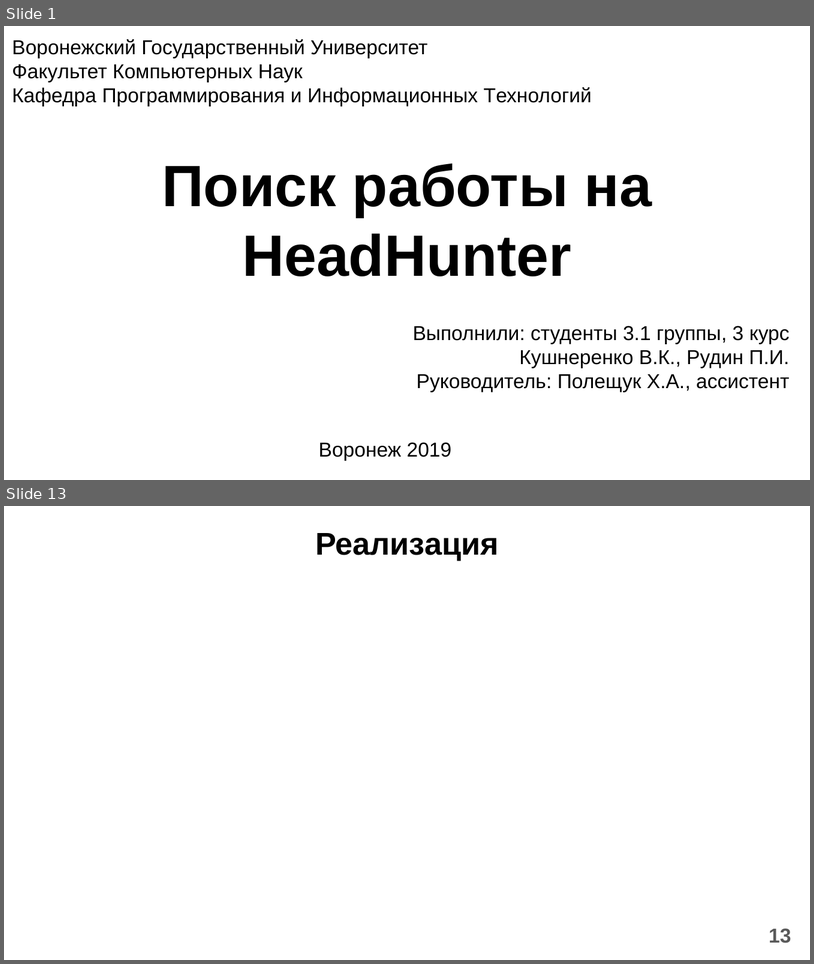
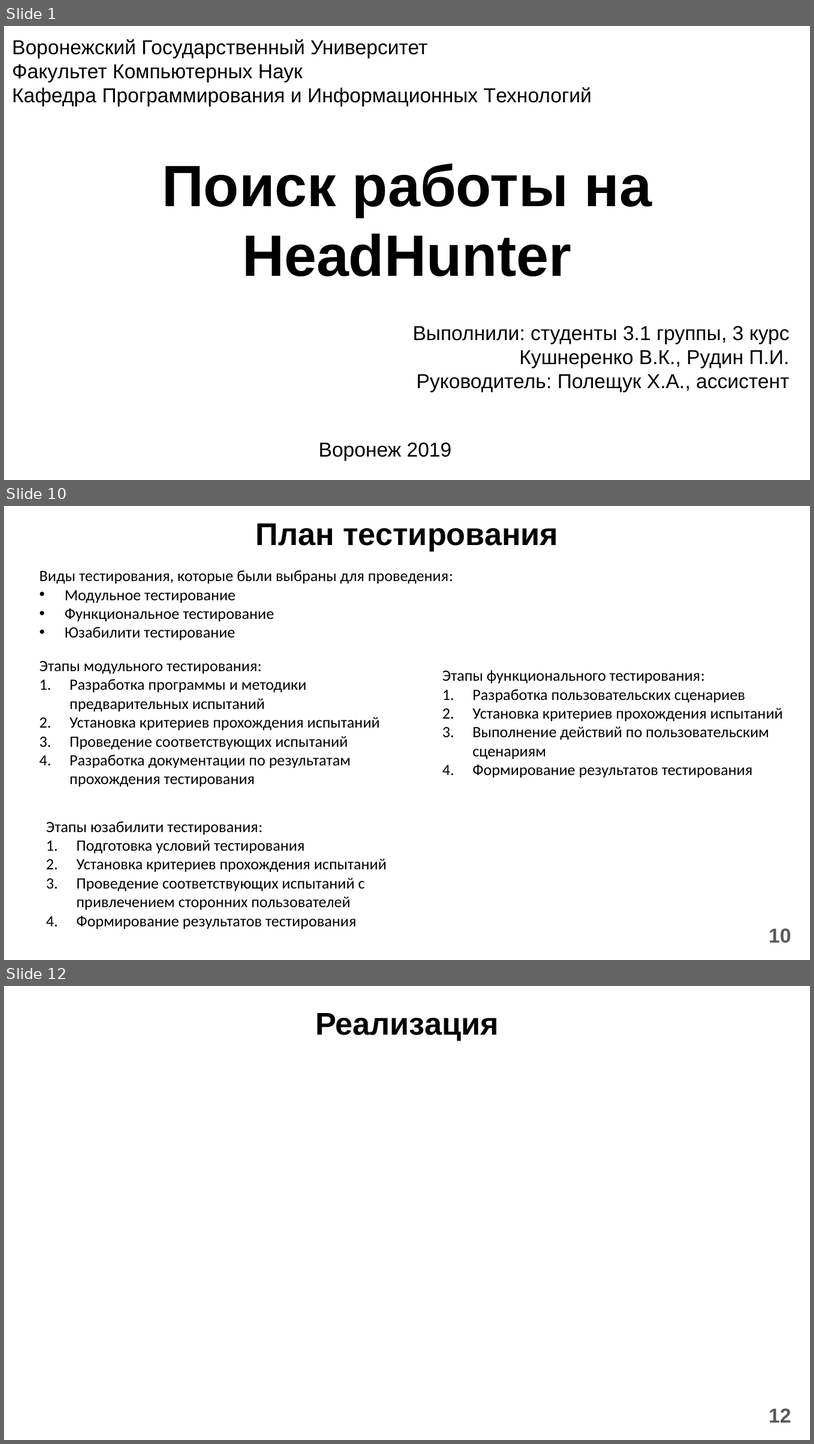
Before and after one commit to Vitya535/FindJobOnHH, a slide deck: Documents/Presentation.pptx. Shown one above the other, each under a label of ours: slides 1 and 13 before the commit, slides 1, 10 and 12 after it; the slides between them are not shown. The pictures are 814x964 and 814x1444 pixels, drawn with LibreOffice and Linux fonts; fonts in the diff are those of the drawing. Boxes give left, top, right and bottom in pixels: in the first picture for what was removed or moved away, otherwise in the second. Text is boxed around its words. In the diff, an @@ line names an element or a change of style, - is before the commit and + after.

```diff
--- a/Documents/Presentation.pptx
+++ b/Documents/Presentation.pptx
@@ slide 10 added at [4, 506, 810, 960], background #FFFFFF @@
@@ title added at [256, 523, 558, 551], 28 pt, text #000000, bold @@
+План тестирования
@@ text added at [39, 570, 453, 640], 14 pt, text #000000 @@
+Виды тестирования, которые были выбраны для проведения:
+• Модульное тестирование
+• Функциональное тестирование
+• Юзабилити тестирование
@@ text added at [39, 661, 380, 787], 14 pt, text #000000 @@
+Этапы модульного тестирования:
+1. Разработка программы и методики предварительных испытаний
+2. Установка критериев прохождения испытаний
+3. Проведение соответствующих испытаний
+4. Разработка документации по результатам прохождения тестирования
@@ text added at [443, 670, 783, 778], 14 pt, text #000000 @@
+Этапы функционального тестирования:
+1. Разработка пользовательских сценариев
+2. Установка критериев прохождения испытаний
+3. Выполнение действий по пользовательским сценариям
+4. Формирование результатов тестирования
@@ text added at [46, 821, 387, 929], 14 pt, text #000000 @@
+Этапы юзабилити тестирования:
+1. Подготовка условий тестирования
+2. Установка критериев прохождения испытаний
+3. Проведение соответствующих испытаний с привлечением сторонних пользователей
+4. Формирование результатов тестирования
@@ page number added at [769, 928, 791, 943], 18 pt, text #595959, bold @@
+10
@@ what was slide 13 is now slide 12 @@
@@ page number at [769, 1408, 791, 1422]: text changed @@
-13
+12
```
Also in this commit, not shown: 9 slides changed, 1 other slide added, 3 slides removed.
